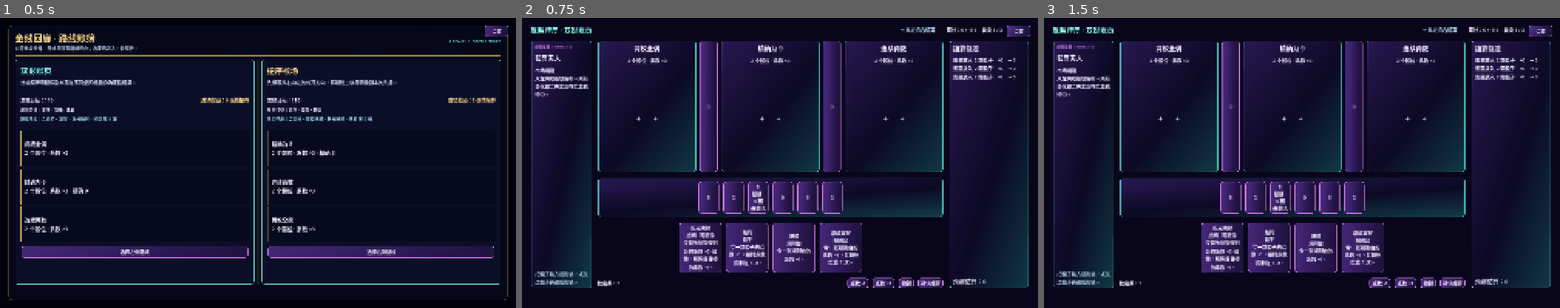
Above: before the commit, frames 1-3 (left to right).
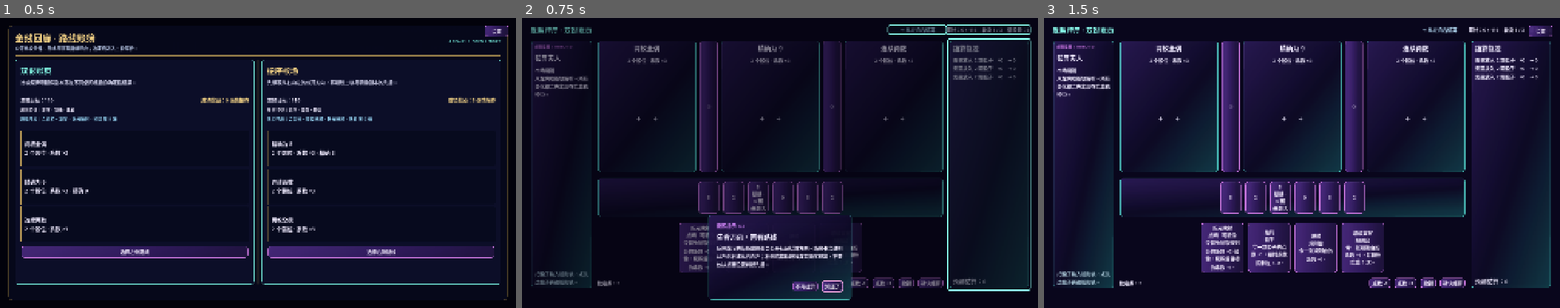
Above: after the commit, the same moments.

Repository: ljq0421/ProjectJoker
Game: Godot game, scene res://scenes/run/mirror_hall_run_screen.tscn
Two runs of this game, one before a commit and one after it. Both use one fixed random seed, a clock stepped at 60 frames per second and the inputs below. This scene is started directly instead of the project's main scene.
Inputs (mouse positions are in pixels of both pictures, inside the frame that each line leads up to):
- Up to frame 1 (0.5 s): no input
- Up to frame 2 (0.75 s): click "重看铁算盘原型引导" at 0.5 s
- Up to frame 3 (1.5 s): click (1327, 287) at 1.25 s, where only the run after the commit has a clickable "不再提示"

Frame 1 is identical in both runs. In frame 2, 21% of the frame differs, in the area x 1-99%, y 2-98%; in frame 3, nothing differs.

Commit message:
feat(ui): guide mirror hall mechanics

Diff:
--- a/scenes/run/mirror_hall_run_screen.tscn
+++ b/scenes/run/mirror_hall_run_screen.tscn
@@ -1,7 +1,13 @@
-[gd_scene load_steps=3 format=3]
+[gd_scene load_steps=4 format=3]
 
 [ext_resource type="PackedScene" path="res://scenes/run/area_run_screen.tscn" id="1_base"]
 [ext_resource type="Script" path="res://scripts/ui/mirror_hall_run_screen.gd" id="2_script"]
+[ext_resource type="PackedScene" path="res://scenes/components/iron_abacus_guide_overlay.tscn" id="3_guide"]
 
 [node name="MirrorHallRunScreen" instance=ExtResource("1_base")]
 script = ExtResource("2_script")
+
+[node name="MirrorHallGuideOverlay" parent="." instance=ExtResource("3_guide")]
+unique_name_in_owner = true
+layout_mode = 1
+z_index = 50
--- a/scripts/ui/mirror_hall_run_screen.gd
+++ b/scripts/ui/mirror_hall_run_screen.gd
@@ -2,9 +2,141 @@
 extends AreaRunScreen
 
 const MIRROR_SEED := 20260727
+
+@export var guide_auto_start := true
+@export var guide_config_path := "user://onboarding.cfg"
+
+@onready var guide_overlay: IronAbacusGuideOverlay = %MirrorHallGuideOverlay
+
+var guide_store: MirrorHallGuideProgressStore
+var guide_flow := MirrorHallGuideFlow.new()
+var _guide_load_warning_pending := false
+var _selected_card_target: Control
+
+func _ready() -> void:
+	_apply_launch_guide_path()
+	guide_store = MirrorHallGuideProgressStore.new(guide_config_path)
+	_guide_load_warning_pending = guide_store.initial_load_error() != OK
+	guide_overlay.acknowledged.connect(_on_guide_acknowledged)
+	guide_overlay.dismiss_all_requested.connect(_on_guide_dismiss_all_requested)
+	super._ready()
+	encounter_screen.view_refreshed.connect(guide_overlay.refresh_targets)
 
 func build_area_definition() -> AreaDefinition:
 	return AreaCatalog.new().mirror_hall()
 
 func build_seed() -> int:
 	return MIRROR_SEED
+
+func _apply_launch_guide_path() -> void:
+	var root_window := get_tree().root
+	if not root_window.has_meta("mirror_hall_guide_config_path"):
+		return
+	guide_config_path = String(
+		root_window.get_meta("mirror_hall_guide_config_path")
+	)
+	root_window.remove_meta("mirror_hall_guide_config_path")
+
+func _after_encounter_bound() -> void:
+	if (
+		area_session.phase == AreaRunSession.Phase.NORMAL_ROOM
+		and area_session.room_index == 0
+	):
+		call_deferred("_request_guide", &"direction")
+
+func _after_card_selected(
+	_card_index: int,
+	card: CardDefinition,
+	token: Control
+) -> void:
+	var profile := area_session.encounter_session.setup.encounter.rule_profile
+	if (
+		card.target_type != CardDefinition.TargetType.GAP
+		or card.mirror_effects.is_empty()
+		or not profile.mirror_first_table_card
+	):
+		return
+	_selected_card_target = token
+	_request_guide(&"mirror")
+
+func _after_dealer_bound() -> void:
+	call_deferred("_request_guide", &"dealer")
+
+func _request_context_hint(checkpoint_id: StringName) -> void:
+	if checkpoint_id == &"dealer":
+		_request_guide(checkpoint_id)
+
+func _close_context_hint() -> void:
+	if is_instance_valid(guide_overlay):
+		guide_overlay.close_card()
+
+func _request_guide(checkpoint_id: StringName) -> void:
+	if (
+		not guide_auto_start
+		or guide_store == null
+		or not guide_flow.should_present(checkpoint_id, guide_store.snapshot())
+	):
+		return
+	if _guide_load_warning_pending:
+		encounter_screen.show_transient_warning(
+			"无法读取反照提示状态；本次仍可正常游玩。"
+		)
+		_guide_load_warning_pending = false
+		return
+	var card_spec := guide_flow.card_spec(checkpoint_id)
+	var targets: Array[Control] = []
+	for target_id in card_spec.get("target_ids", []):
+		var target := _resolve_guide_target(target_id)
+		if target == null:
+			push_error(
+				"Mirror Hall guide target missing: checkpoint=%s target=%s"
+				% [checkpoint_id, target_id]
+			)
+			return
+		targets.append(target)
+	if not guide_overlay.open_card(card_spec, targets):
+		push_error(
+			"Mirror Hall guide overlay failed to open: checkpoint=%s"
+			% checkpoint_id
+		)
+		return
+	guide_flow.mark_requested(checkpoint_id)
+
+func _resolve_guide_target(target_id: StringName) -> Control:
+	match target_id:
+		&"encounter_goal":
+			return encounter_screen.get_node_or_null("%GoalLabel")
+		&"direction_badge":
+			return encounter_screen.get_node_or_null("%DirectionBadge")
+		&"resolution_panel":
+			return encounter_screen.get_node_or_null("%ResolutionPanel")
+		&"selected_card":
+			return _selected_card_target
+		&"left_gap":
+			return encounter_screen.get_node_or_null("%LeftGap")
+		&"right_gap":
+			return encounter_screen.get_node_or_null("%RightGap")
+		&"dealer_panel":
+			return encounter_screen.get_node_or_null("%DealerPanel")
+	return null
+
+func _on_guide_acknowledged(checkpoint_id: StringName) -> void:
+	var result := guide_store.mark_seen(checkpoint_id)
+	guide_overlay.close_card()
+	if result != OK:
+		_show_guide_persistence_warning()
+	else:
+		SfxAccess.play(self, &"ui_confirm")
+
+func _on_guide_dismiss_all_requested(_checkpoint_id: StringName) -> void:
+	var result := guide_store.dismiss_all()
+	guide_overlay.close_card()
+	if result != OK:
+		_show_guide_persistence_warning()
+	else:
+		SfxAccess.play(self, &"ui_back")
+
+func _show_guide_persistence_warning() -> void:
+	encounter_screen.show_transient_warning(
+		"无法保存反照提示状态；下次启动可能再次显示。"
+	)
--- a/scripts/ui/single_encounter_screen.gd
+++ b/scripts/ui/single_encounter_screen.gd
@@ -286,7 +286,7 @@
 
 func _on_card_activated(card_index: int) -> void:
 	var card := session.hand[card_index]
-	var token: Control = hand_container.get_child(card_index)
+	var report_selection := false
 	var action := (
 		&"card_global"
 		if card.target_type == CardDefinition.TargetType.GLOBAL
@@ -299,7 +299,7 @@
 	if accepted:
 		_record_tutorial_action(action, payload)
 		if action == &"select_card":
-			card_selected.emit(card_index, card, token)
+			report_selection = true
 		SfxAccess.play(
 			self,
 			&"card_play" if action == &"card_global" else &"card_select"
@@ -307,6 +307,20 @@
 	elif not session.last_error.is_empty():
 		SfxAccess.play(self, &"error")
 	refresh_from_session()
+	if report_selection:
+		var token := _find_hand_card_token(card_index)
+		if token != null:
+			card_selected.emit(card_index, card, token)
+
+func _find_hand_card_token(card_index: int) -> CardToken:
+	for child in hand_container.get_children():
+		if (
+			child is CardToken
+			and not child.is_queued_for_deletion()
+			and child.card_index == card_index
+		):
+			return child
+	return null
 
 func _on_lane_activated(table_id: StringName) -> void:
 	var action := &"click_assign"
--- /dev/null
+++ b/scripts/ui/tutorial/mirror_hall_guide_flow.gd
@@ -0,0 +1,68 @@
+class_name MirrorHallGuideFlow
+extends RefCounted
+
+const CHECKPOINT_ORDER: Array[StringName] = [
+	&"direction",
+	&"mirror",
+	&"dealer",
+]
+
+const CARD_SPECS := {
+	&"direction": {
+		"id": &"direction",
+		"progress_label": "反照提示",
+		"progress_index": 1,
+		"progress_total": 3,
+		"title": "先看方向，再看路线",
+		"instruction": "反照牌厅的每场遭遇都会公开标记结算方向。路线卡会说明从左向右或从右向左；右侧结算轨迹按真实顺序预演，不要仅按桌面位置判断先后。",
+		"target_ids": [&"encounter_goal", &"direction_badge", &"resolution_panel"],
+	},
+	&"mirror": {
+		"id": &"mirror",
+		"progress_label": "反照提示",
+		"progress_index": 2,
+		"progress_total": 3,
+		"title": "原牌与镜像一起预演",
+		"instruction": "本场启用镜像规则。每轮第一张桌间槽手法牌会在另一侧生成弱化副本；副本不占出牌次数，也不会继续复制。放入槽位后，结算轨迹会同时显示原牌与镜像结果。",
+		"target_ids": [&"selected_card", &"left_gap", &"right_gap", &"resolution_panel"],
+	},
+	&"dealer": {
+		"id": &"dealer",
+		"progress_label": "反照提示",
+		"progress_index": 3,
+		"progress_total": 3,
+		"title": "镜面夫人",
+		"instruction": "本场固定从右向左结算。每轮第一张桌间槽牌都会生成资源中声明的弱化镜像版本；撤销原牌会同时撤销副本，确认前仍可调整完整方案。",
+		"target_ids": [&"dealer_panel", &"direction_badge", &"left_gap", &"right_gap", &"resolution_panel"],
+	},
+}
+
+var _requested: Dictionary = {}
+
+func checkpoint_ids() -> Array[StringName]:
+	var result: Array[StringName] = []
+	result.assign(CHECKPOINT_ORDER)
+	return result
+
+func card_spec(checkpoint_id: StringName) -> Dictionary:
+	if not CARD_SPECS.has(checkpoint_id):
+		return {}
+	return CARD_SPECS[checkpoint_id].duplicate(true)
+
+func should_present(
+	checkpoint_id: StringName,
+	progress_snapshot: Dictionary
+) -> bool:
+	if not CARD_SPECS.has(checkpoint_id):
+		return false
+	if bool(progress_snapshot.get("dismissed", false)):
+		return false
+	if bool(progress_snapshot.get("seen_%s" % checkpoint_id, false)):
+		return false
+	return not _requested.has(checkpoint_id)
+
+func mark_requested(checkpoint_id: StringName) -> bool:
+	if not CARD_SPECS.has(checkpoint_id):
+		return false
+	_requested[checkpoint_id] = true
+	return true
--- /dev/null
+++ b/scripts/ui/tutorial/mirror_hall_guide_progress_store.gd
@@ -0,0 +1,81 @@
+class_name MirrorHallGuideProgressStore
+extends RefCounted
+
+const SECTION := "mirror_hall_guide_v1"
+const DISMISSED_KEY := "dismissed"
+const CHECKPOINT_KEY_BY_ID := {
+	&"direction": "seen_direction",
+	&"mirror": "seen_mirror",
+	&"dealer": "seen_dealer",
+}
+
+var config_path: String
+var _values: Dictionary = {}
+var _initial_error: Error = OK
+var _write_blocked := false
+
+func _init(path: String = "user://onboarding.cfg") -> void:
+	config_path = path
+	_values = _default_values()
+	_load_existing()
+
+func snapshot() -> Dictionary:
+	return _values.duplicate(true)
+
+func initial_load_error() -> Error:
+	return _initial_error
+
+func is_dismissed() -> bool:
+	return bool(_values.get(DISMISSED_KEY, false))
+
+func is_seen(checkpoint_id: StringName) -> bool:
+	if not CHECKPOINT_KEY_BY_ID.has(checkpoint_id):
+		return false
+	return bool(_values.get(CHECKPOINT_KEY_BY_ID[checkpoint_id], false))
+
+func mark_seen(checkpoint_id: StringName) -> Error:
+	if not CHECKPOINT_KEY_BY_ID.has(checkpoint_id):
+		return ERR_INVALID_PARAMETER
+	_values[CHECKPOINT_KEY_BY_ID[checkpoint_id]] = true
+	return _persist()
+
+func dismiss_all() -> Error:
+	_values[DISMISSED_KEY] = true
+	return _persist()
+
+func reset() -> Error:
+	_values = _default_values()
+	return _persist()
+
+func _default_values() -> Dictionary:
+	var values := {DISMISSED_KEY: false}
+	for key in CHECKPOINT_KEY_BY_ID.values():
+		values[key] = false
+	return values
+
+func _load_existing() -> void:
+	var config := ConfigFile.new()
+	var result := config.load(config_path)
+	if result == ERR_FILE_NOT_FOUND:
+		return
+	if result != OK:
+		_initial_error = result
+		_write_blocked = true
+		return
+	_values[DISMISSED_KEY] = bool(config.get_value(SECTION, DISMISSED_KEY, false))
+	for key in CHECKPOINT_KEY_BY_ID.values():
+		_values[key] = bool(config.get_value(SECTION, key, false))
+
+func _persist() -> Error:
+	if _write_blocked:
+		return _initial_error
+	var config := ConfigFile.new()
+	var load_result := config.load(config_path)
+	if load_result != OK and load_result != ERR_FILE_NOT_FOUND:
+		_initial_error = load_result
+		_write_blocked = true
+		return load_result
+	config.set_value(SECTION, DISMISSED_KEY, is_dismissed())
+	for key in CHECKPOINT_KEY_BY_ID.values():
+		config.set_value(SECTION, key, bool(_values.get(key, false)))
+	return config.save(config_path)
--- /dev/null
+++ b/tests/mirror_hall_guide_flow_test.gd
@@ -0,0 +1,31 @@
+extends "res://tests/test_case.gd"
+
+const EXPECTED_ORDER: Array[StringName] = [
+	&"direction",
+	&"mirror",
+	&"dealer",
+]
+
+func run() -> void:
+	var flow := MirrorHallGuideFlow.new()
+	assert_equal(flow.checkpoint_ids(), EXPECTED_ORDER, "mirror guide order is fixed")
+	for index in range(EXPECTED_ORDER.size()):
+		var checkpoint_id: StringName = EXPECTED_ORDER[index]
+		var spec := flow.card_spec(checkpoint_id)
+		assert_equal(spec.id, checkpoint_id, "card ID should stay stable")
+		assert_equal(spec.progress_index, index + 1, "progress index should match")
+		assert_equal(spec.progress_total, 3, "progress total should be three")
+		assert_false(String(spec.title).strip_edges().is_empty(), "title should exist")
+		assert_false(String(spec.instruction).strip_edges().is_empty(), "copy should exist")
+		assert_true(spec.target_ids.size() >= 3, "each card should focus real UI")
+		assert_true(flow.should_present(checkpoint_id, {}), "unseen card should present")
+		assert_true(flow.mark_requested(checkpoint_id), "known checkpoint marks requested")
+		assert_false(flow.should_present(checkpoint_id, {}), "requested card should not repeat")
+
+	var fresh := MirrorHallGuideFlow.new()
+	assert_false(fresh.should_present(&"direction", {"dismissed": true}), "dismissed hides")
+	assert_false(
+		fresh.should_present(&"mirror", {"seen_mirror": true}),
+		"seen checkpoint stays hidden"
+	)
+	assert_equal(fresh.card_spec(&"missing"), {}, "unknown checkpoint has no card")
--- /dev/null
+++ b/tests/mirror_hall_guide_input_self_check.gd
@@ -0,0 +1,174 @@
+extends SceneTree
+
+var _failed := false
+var _config_path := ""
+
+func _initialize() -> void:
+	call_deferred("_run")
+
+func _run() -> void:
+	_config_path = "%s/project-joker-mirror-guide-input-%d.cfg" % [
+		OS.get_temp_dir(),
+		Time.get_ticks_usec(),
+	]
+	root.set_meta("mirror_hall_guide_config_path", _config_path)
+	change_scene_to_file("res://scenes/run/mirror_hall_run_screen.tscn")
+	await process_frame
+	await process_frame
+	var screen := current_scene as MirrorHallRunScreen
+	_assert(screen != null, "mirror guide screen should load")
+	if screen == null:
+		_finish()
+		return
+
+	var route_button := screen.get_node("%RouteChoicePanel").get_node(
+		"%LeftRouteButton"
+	) as Button
+	route_button.emit_signal("pressed")
+	await process_frame
+	await process_frame
+	_assert_card(screen, &"direction")
+	var before_direction := _business_snapshot(screen)
+	screen.get_node("%MirrorHallGuideOverlay").get_node(
+		"%GuideAcknowledgeButton"
+	).emit_signal("pressed")
+	await process_frame
+	_assert_equal(
+		_business_snapshot(screen),
+		before_direction,
+		"direction guide should not mutate business state"
+	)
+
+	var mirror_index := -1
+	for index in range(screen.area_session.encounter_session.current_hand_ids.size()):
+		var card_id: StringName = (
+			screen.area_session.encounter_session.current_hand_ids[index]
+		)
+		if not screen.area_session.card_catalog.find_card(card_id).mirror_effects.is_empty():
+			mirror_index = index
+			break
+	_assert(mirror_index >= 0, "first hand should expose a mirror card")
+	_press_card(screen, mirror_index)
+	await process_frame
+	_assert_card(screen, &"mirror")
+	var before_mirror := _business_snapshot(screen)
+	screen.get_node("%MirrorHallGuideOverlay").get_node(
+		"%GuideAcknowledgeButton"
+	).emit_signal("pressed")
+	await process_frame
+	_assert_equal(
+		_business_snapshot(screen),
+		before_mirror,
+		"mirror guide should not mutate business state"
+	)
+
+	_drive_domain_to_dealer(screen.area_session)
+	screen.bind_current_encounter()
+	await process_frame
+	await process_frame
+	_assert_card(screen, &"dealer")
+	var before_dealer := _business_snapshot(screen)
+	var escape := InputEventKey.new()
+	escape.keycode = KEY_ESCAPE
+	escape.pressed = true
+	screen.get_node("%MirrorHallGuideOverlay")._unhandled_key_input(escape)
+	await process_frame
+	_assert_equal(
+		_business_snapshot(screen),
+		before_dealer,
+		"dealer guide should not mutate business state"
+	)
+
+	var store := MirrorHallGuideProgressStore.new(_config_path)
+	_assert(store.is_seen(&"direction"), "direction should persist")
+	_assert(store.is_seen(&"mirror"), "mirror should persist")
+	_assert(store.is_seen(&"dealer"), "dealer should persist")
+	_finish()
+
+func _drive_domain_to_dealer(area: AreaRunSession) -> void:
+	_complete_encounter(area)
+	_assert(area.open_shop().accepted, "first shop should open")
+	_assert(area.leave_shop().accepted, "first shop should close")
+	_assert(
+		area.select_route(area.current_route_ids()[0]).accepted,
+		"second route should select"
+	)
+	_complete_encounter(area)
+	_assert(area.open_shop().accepted, "second shop should open")
+	_assert(area.leave_shop().accepted, "second shop should open dealer")
+
+func _complete_encounter(area: AreaRunSession) -> void:
+	area.encounter_session.target_total = 0
+	for round_index in range(ThreeRoundEncounterSession.ROUND_COUNT):
+		var report := area.encounter_session.current_session.commit()
+		_assert(area.accept_encounter_report(report).accepted, "report should be accepted")
+		if round_index < ThreeRoundEncounterSession.ROUND_COUNT - 1:
+			_assert(area.advance_encounter_round().accepted, "round should advance")
+
+func _press_card(screen: MirrorHallRunScreen, card_index: int) -> void:
+	for child in screen.get_node("%EncounterScreen").get_node("%Hand").get_children():
+		if (
+			child is CardToken
+			and not child.is_queued_for_deletion()
+			and child.card_index == card_index
+		):
+			child.emit_signal("pressed")
+			return
+	_assert(false, "mirror card token should exist")
+
+func _assert_card(screen: MirrorHallRunScreen, checkpoint_id: StringName) -> void:
+	var overlay := screen.get_node("%MirrorHallGuideOverlay") as IronAbacusGuideOverlay
+	_assert(overlay.is_open(), "%s guide should open" % checkpoint_id)
+	_assert(
+		overlay.active_checkpoint_id() == checkpoint_id,
+		"%s guide should be active" % checkpoint_id
+	)
+
+func _business_snapshot(screen: MirrorHallRunScreen) -> Dictionary:
+	var encounter := screen.area_session.encounter_session
+	var state := encounter.current_session.controller.state
+	var dice: Array = []
+	for die in state.dice:
+		dice.append([
+			die.id,
+			die.rolled_value,
+			die.value,
+			die.engraving_id,
+			die.engraved_face,
+		])
+	var cards: Array = []
+	for card in state.played_cards:
+		cards.append([
+			card.definition.id,
+			card.primary_target,
+			card.secondary_target,
+			card.is_mirror_copy,
+		])
+	return {
+		"round": encounter.current_round,
+		"deck": screen.area_session.deck_ids.duplicate(),
+		"tickets": screen.area_session.intel_tickets,
+		"rng": screen.area_session.run_rng.snapshot_state(),
+		"dice": dice,
+		"assignments": state.assignments.duplicate(true),
+		"cards": cards,
+		"calibration": state.calibration_points,
+	}
+
+func _assert_equal(actual, expected, message: String) -> void:
+	_assert(actual == expected, "%s; expected=%s actual=%s" % [message, expected, actual])
+
+func _assert(condition: bool, message: String) -> void:
+	if condition:
+		return
+	_failed = true
+	push_error(message)
+
+func _finish() -> void:
+	if not _config_path.is_empty():
+		DirAccess.remove_absolute(_config_path)
+	if _failed:
+		quit(1)
+	else:
+		print("MIRROR HALL GUIDE INPUT SELF CHECK PASSED")
+		quit(0)
--- /dev/null
+++ b/tests/mirror_hall_guide_progress_store_test.gd
@@ -0,0 +1,44 @@
+extends "res://tests/test_case.gd"
+
+func run() -> void:
+	var path := "%s/project-joker-mirror-guide-%d.cfg" % [
+		OS.get_temp_dir(),
+		Time.get_ticks_usec(),
+	]
+	var config := ConfigFile.new()
+	config.set_value("onboarding", "completed", true)
+	config.set_value("iron_abacus_guide_v1", "seen_dealer", true)
+	config.set_value("gold_corridor_guide_v1", "seen_route", true)
+	config.set_value("mirror_hall_guide_v1", "seen_direction", true)
+	config.set_value("mirror_hall_guide_v1", "seen_mirror", true)
+	config.set_value("mirror_hall_guide_v1", "seen_dealer", true)
+	config.set_value("mirror_hall_guide_v1", "dismissed", true)
+	assert_equal(config.save(path), OK, "fixture config should save")
+
+	var store := MirrorHallGuideProgressStore.new(path)
+	assert_true(store.is_seen(&"direction"), "fixture should load direction")
+	assert_true(store.is_dismissed(), "fixture should load dismissed")
+	assert_equal(store.reset(), OK, "reset should persist")
+	var snapshot := store.snapshot()
+	assert_false(snapshot.seen_direction, "reset clears direction only")
+	assert_false(snapshot.seen_mirror, "reset clears mirror only")
+	assert_false(snapshot.seen_dealer, "reset clears dealer only")
+	assert_false(snapshot.dismissed, "reset clears mirror dismissal")
+
+	var reloaded := ConfigFile.new()
+	assert_equal(reloaded.load(path), OK, "reset file should reload")
+	assert_true(reloaded.get_value("onboarding", "completed"), "onboarding is isolated")
+	assert_true(
+		reloaded.get_value("iron_abacus_guide_v1", "seen_dealer"),
+		"Iron Abacus guide is isolated"
+	)
+	assert_true(
+		reloaded.get_value("gold_corridor_guide_v1", "seen_route"),
+		"Gold Corridor guide is isolated"
+	)
+	assert_equal(store.mark_seen(&"mirror"), OK, "known checkpoint should persist")
+	assert_true(store.is_seen(&"mirror"), "seen mirror should update")
+	assert_equal(store.dismiss_all(), OK, "dismiss should persist")
+	assert_true(store.is_dismissed(), "dismiss state should update")
+	assert_equal(store.mark_seen(&"missing"), ERR_INVALID_PARAMETER, "unknown ID rejects")
+	DirAccess.remove_absolute(path)
Not shown, added: scripts/ui/tutorial/mirror_hall_guide_flow.gd.uid
Not shown, added: scripts/ui/tutorial/mirror_hall_guide_progress_store.gd.uid
Not shown, added: tests/mirror_hall_guide_flow_test.gd.uid
Not shown, added: tests/mirror_hall_guide_input_self_check.gd.uid
Not shown, added: tests/mirror_hall_guide_progress_store_test.gd.uid
